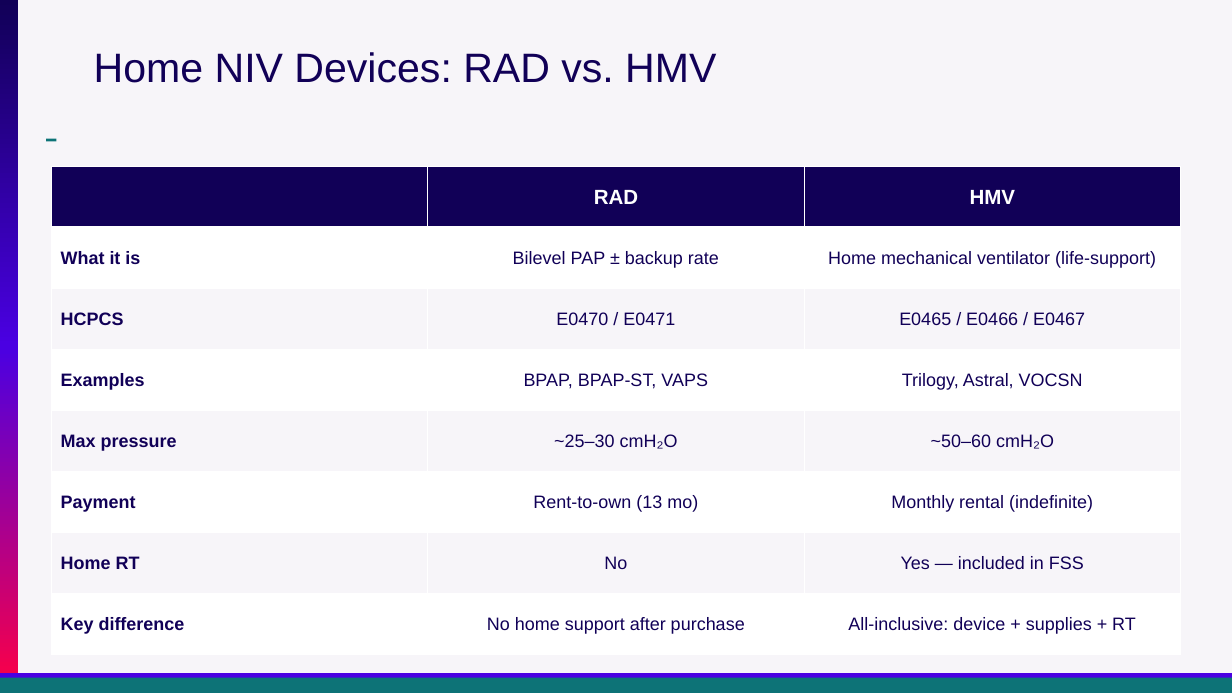
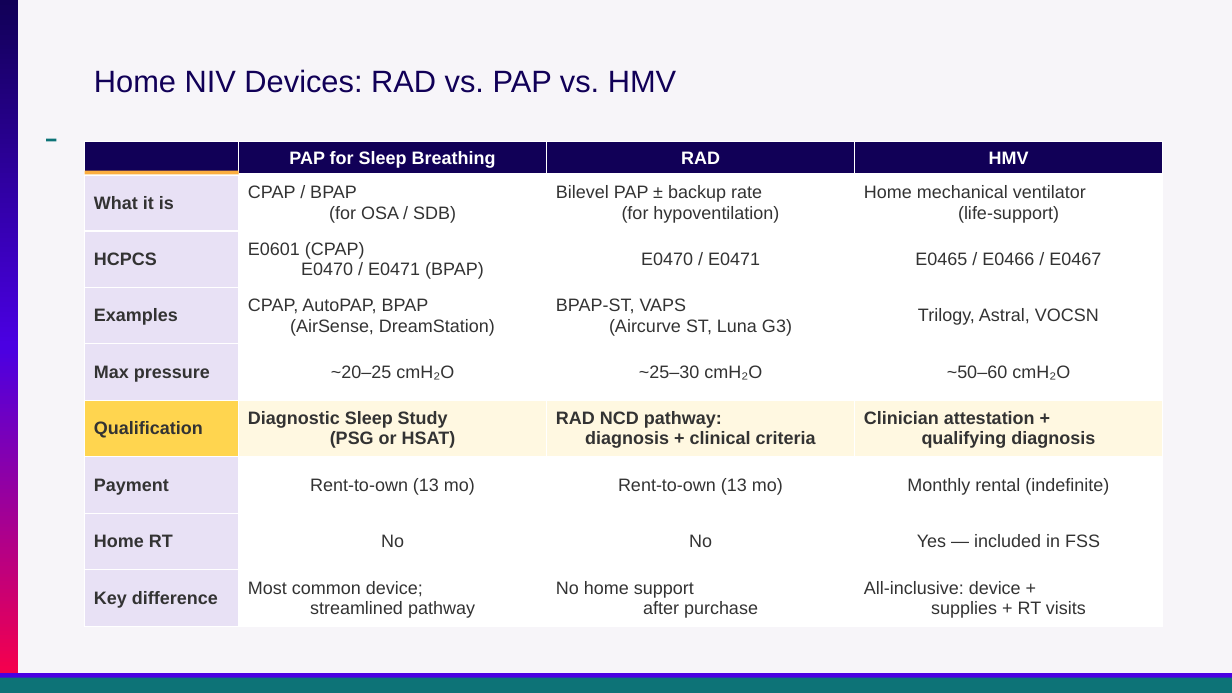
Before and after one commit to reblocke/clinical_talks, a slide deck: slide 29 of archive/Presentations/Locke Utah ACP OHS 2026.pptx (slide 30 before the commit). Drawn at 1232x693 pixels with LibreOffice and Linux fonts; fonts in the diff are those of the drawing. Boxes give left, top, right and bottom in pixels: in the first picture for what was removed or moved away, otherwise in the second. Text is boxed around its words. In the diff, an @@ line names an element or a change of style, - is before the commit and + after.

```diff
--- a/archive/Presentations/Locke Utah ACP OHS 2026.pptx
+++ b/archive/Presentations/Locke Utah ACP OHS 2026.pptx
@@ title "Home NIV Devices: RAD vs. ..." at (94, 69, 676, 93): vertical alignment top to middle @@
@@ title at (94, 69, 676, 93): text changed; size 32 to 24 pt @@
-Home NIV Devices: RAD vs. HMV
+Home NIV Devices: RAD vs. PAP vs. HMV
@@ table at (85, 141, 1163, 627) @@
- | RAD | HMV
-What it is | Bilevel PAP ± backup rate | Home mechanical ventilator (life-support)
-HCPCS | E0470 / E0471 | E0465 / E0466 / E0467
-Examples | BPAP, BPAP-ST, VAPS | Trilogy, Astral, VOCSN
-Max pressure | ~25–30 cmH₂O | ~50–60 cmH₂O
-Payment | Rent-to-own (13 mo) | Monthly rental (indefinite)
-Home RT | No | Yes — included in FSS
-Key difference | No home support after purchase | All-inclusive: device + supplies + RT
+ | PAP for Sleep Breathing | RAD | HMV
+What it is | CPAP / BPAP (for OSA / SDB) | Bilevel PAP ± backup rate (for hypoventilation) | Home mechanical ventilator (life-support)
+HCPCS | E0601 (CPAP) E0470 / E0471 (BPAP) | E0470 / E0471 | E0465 / E0466 / E0467
+Examples | CPAP, AutoPAP, BPAP (AirSense, DreamStation) | BPAP-ST, VAPS (Aircurve ST, Luna G3) | Trilogy, Astral, VOCSN
+Max pressure | ~20–25 cmH₂O | ~25–30 cmH₂O | ~50–60 cmH₂O
+Qualification | Diagnostic Sleep Study (PSG or HSAT) | RAD NCD pathway: diagnosis + clinical criteria | Clinician attestation + qualifying diagnosis
+Payment | Rent-to-own (13 mo) | Rent-to-own (13 mo) | Monthly rental (indefinite)
+Home RT | No | No | Yes — included in FSS
+Key difference | Most common device; streamlined pathway | No home support after purchase | All-inclusive: device + supplies + RT visits
@@ table: place and size @@
-table at (52, 167, 1180, 655)
+table at (85, 141, 1163, 627)
@@ rectangle added at (85, 171, 239, 175), fill #FBAE40 @@
```
Also in this commit, not shown: 25 other slides changed, 8 slides added, 7 slides removed, 1 other file.
